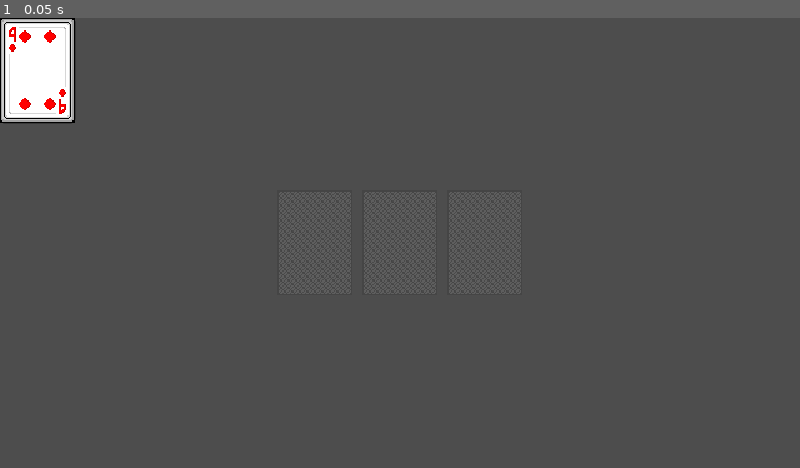
Above: before the commit, frame 1.
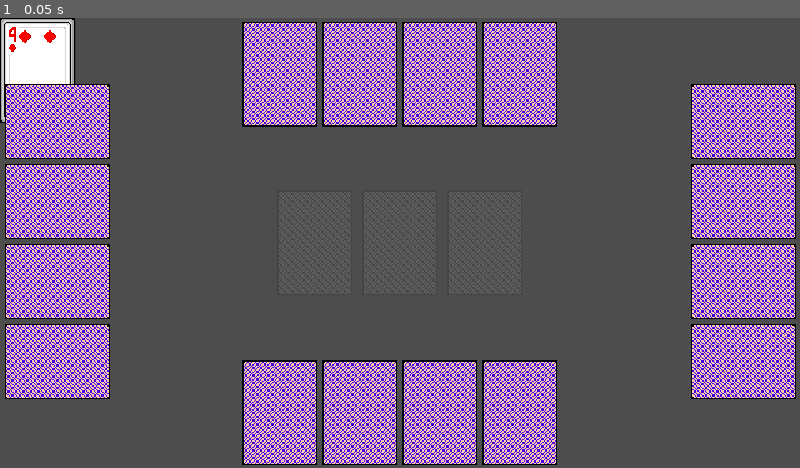
Above: after the commit, the same moment.

Repository: BananaHolograma/Veneno
Game: Godot game, scene res://scenes/playing_cards_table/playing_cards_table.tscn
The game is run twice, just before and just after one commit, with the same random seed, the same clock (stepped at 60 frames per second) and the same inputs. The project has no main scene, so this scene is started directly.
Inputs:
- Up to frame 1 (0.05 s): no input

The runs differ from the first frame. In frame 1, 35% of the frame differs, in the area x 0-100%, y 0-100%.

Commit message:
created the four places for the players hand

Diff:
--- a/scenes/playing_cards_table/playing_cards_table.tscn
+++ b/scenes/playing_cards_table/playing_cards_table.tscn
@@ -1,8 +1,9 @@
-[gd_scene load_steps=4 format=3 uid="uid://b83imna4ns5qu"]
+[gd_scene load_steps=5 format=3 uid="uid://b83imna4ns5qu"]
 
 [ext_resource type="Script" path="res://scenes/playing_cards_table/playing_cards_table.gd" id="1_4nw15"]
 [ext_resource type="Script" path="res://scenes/deck/deck_manager.gd" id="2_2fhbp"]
 [ext_resource type="Texture2D" uid="uid://ddw8uwxynji0s" path="res://assets/backs/back_black_basic_white.png" id="3_ieajk"]
+[ext_resource type="Texture2D" uid="uid://cjqnt8bkviclm" path="res://assets/backs/back_blue_basic.png" id="4_ocxvl"]
 
 [node name="PlayingCardsTable" type="Node2D"]
 script = ExtResource("1_4nw15")
@@ -56,6 +57,7 @@
 unique_name_in_owner = true
 custom_minimum_size = Vector2(60, 84)
 layout_mode = 2
+mouse_filter = 2
 texture = ExtResource("3_ieajk")
 expand_mode = 1
 
@@ -73,6 +75,7 @@
 unique_name_in_owner = true
 custom_minimum_size = Vector2(60, 84)
 layout_mode = 2
+mouse_filter = 2
 texture = ExtResource("3_ieajk")
 expand_mode = 1
 
@@ -90,5 +93,179 @@
 unique_name_in_owner = true
 custom_minimum_size = Vector2(60, 84)
 layout_mode = 2
+mouse_filter = 2
 texture = ExtResource("3_ieajk")
 expand_mode = 1
+
+[node name="PlayerOne" type="Control" parent="Playground"]
+layout_mode = 3
+anchors_preset = 15
+anchor_right = 1.0
+anchor_bottom = 1.0
+grow_horizontal = 2
+grow_vertical = 2
+
+[node name="CenterContainer" type="CenterContainer" parent="Playground/PlayerOne"]
+layout_mode = 1
+anchors_preset = 12
+anchor_top = 1.0
+anchor_right = 1.0
+anchor_bottom = 1.0
+grow_horizontal = 2
+grow_vertical = 0
+
+[node name="MarginContainer" type="MarginContainer" parent="Playground/PlayerOne/CenterContainer"]
+layout_mode = 2
+theme_override_constants/margin_bottom = 2
+
+[node name="PlayerOneCardZone" type="GridContainer" parent="Playground/PlayerOne/CenterContainer/MarginContainer"]
+layout_mode = 2
+columns = 4
+
+[node name="TextureRect" type="TextureRect" parent="Playground/PlayerOne/CenterContainer/MarginContainer/PlayerOneCardZone"]
+layout_mode = 2
+texture = ExtResource("4_ocxvl")
+
+[node name="TextureRect2" type="TextureRect" parent="Playground/PlayerOne/CenterContainer/MarginContainer/PlayerOneCardZone"]
+layout_mode = 2
+texture = ExtResource("4_ocxvl")
+
+[node name="TextureRect3" type="TextureRect" parent="Playground/PlayerOne/CenterContainer/MarginContainer/PlayerOneCardZone"]
+layout_mode = 2
+texture = ExtResource("4_ocxvl")
+
+[node name="TextureRect4" type="TextureRect" parent="Playground/PlayerOne/CenterContainer/MarginContainer/PlayerOneCardZone"]
+layout_mode = 2
+texture = ExtResource("4_ocxvl")
+
+[node name="PlayerTwo" type="Control" parent="Playground"]
+layout_mode = 3
+anchors_preset = 15
+anchor_right = 1.0
+anchor_bottom = 1.0
+grow_horizontal = 2
+grow_vertical = 2
+
+[node name="CenterContainer" type="CenterContainer" parent="Playground/PlayerTwo"]
+layout_mode = 1
+anchors_preset = 10
+anchor_right = 1.0
+offset_bottom = 87.0
+grow_horizontal = 2
+
+[node name="MarginContainer" type="MarginContainer" parent="Playground/PlayerTwo/CenterContainer"]
+layout_mode = 2
+theme_override_constants/margin_top = 3
+theme_override_constants/margin_bottom = 2
+
+[node name="PlayerTwoCardZone" type="GridContainer" parent="Playground/PlayerTwo/CenterContainer/MarginContainer"]
+layout_mode = 2
+columns = 4
+
+[node name="TextureRect" type="TextureRect" parent="Playground/PlayerTwo/CenterContainer/MarginContainer/PlayerTwoCardZone"]
+layout_mode = 2
+texture = ExtResource("4_ocxvl")
+
+[node name="TextureRect2" type="TextureRect" parent="Playground/PlayerTwo/CenterContainer/MarginContainer/PlayerTwoCardZone"]
+layout_mode = 2
+texture = ExtResource("4_ocxvl")
+
+[node name="TextureRect3" type="TextureRect" parent="Playground/PlayerTwo/CenterContainer/MarginContainer/PlayerTwoCardZone"]
+layout_mode = 2
+texture = ExtResource("4_ocxvl")
+
+[node name="TextureRect4" type="TextureRect" parent="Playground/PlayerTwo/CenterContainer/MarginContainer/PlayerTwoCardZone"]
+layout_mode = 2
+texture = ExtResource("4_ocxvl")
+
+[node name="PlayerThree" type="Control" parent="Playground"]
+layout_mode = 3
+anchors_preset = 15
+anchor_right = 1.0
+anchor_bottom = 1.0
+grow_horizontal = 2
+grow_vertical = 2
+
+[node name="CenterContainer" type="CenterContainer" parent="Playground/PlayerThree"]
+layout_mode = 1
+anchors_preset = 4
+anchor_top = 0.5
+anchor_bottom = 0.5
+offset_left = 91.0
+offset_top = -127.0
+offset_right = 343.0
+offset_bottom = -38.0
+grow_vertical = 2
+rotation = 1.5708
+
+[node name="MarginContainer" type="MarginContainer" parent="Playground/PlayerThree/CenterContainer"]
+layout_mode = 2
+theme_override_constants/margin_top = 3
+theme_override_constants/margin_bottom = 2
+
+[node name="PlayerThreeCardZone" type="GridContainer" parent="Playground/PlayerThree/CenterContainer/MarginContainer"]
+layout_mode = 2
+columns = 4
+
+[node name="TextureRect" type="TextureRect" parent="Playground/PlayerThree/CenterContainer/MarginContainer/PlayerThreeCardZone"]
+layout_mode = 2
+texture = ExtResource("4_ocxvl")
+
+[node name="TextureRect2" type="TextureRect" parent="Playground/PlayerThree/CenterContainer/MarginContainer/PlayerThreeCardZone"]
+layout_mode = 2
+texture = ExtResource("4_ocxvl")
+
+[node name="TextureRect3" type="TextureRect" parent="Playground/PlayerThree/CenterContainer/MarginContainer/PlayerThreeCardZone"]
+layout_mode = 2
+texture = ExtResource("4_ocxvl")
+
+[node name="TextureRect4" type="TextureRect" parent="Playground/PlayerThree/CenterContainer/MarginContainer/PlayerThreeCardZone"]
+layout_mode = 2
+texture = ExtResource("4_ocxvl")
+
+[node name="PlayerFour" type="Control" parent="Playground"]
+layout_mode = 3
+anchors_preset = 15
+anchor_right = 1.0
+anchor_bottom = 1.0
+grow_horizontal = 2
+grow_vertical = 2
+
+[node name="CenterContainer" type="CenterContainer" parent="Playground/PlayerFour"]
+layout_mode = 1
+anchors_preset = 6
+anchor_left = 1.0
+anchor_top = 0.5
+anchor_right = 1.0
+anchor_bottom = 0.5
+offset_top = -127.0
+offset_right = 252.0
+offset_bottom = -38.0
+grow_horizontal = 0
+grow_vertical = 2
+rotation = 1.5708
+
+[node name="MarginContainer" type="MarginContainer" parent="Playground/PlayerFour/CenterContainer"]
+layout_mode = 2
+theme_override_constants/margin_top = 3
+theme_override_constants/margin_bottom = 2
+
+[node name="PlayerFourCardZone" type="GridContainer" parent="Playground/PlayerFour/CenterContainer/MarginContainer"]
+layout_mode = 2
+columns = 4
+
+[node name="TextureRect" type="TextureRect" parent="Playground/PlayerFour/CenterContainer/MarginContainer/PlayerFourCardZone"]
+layout_mode = 2
+texture = ExtResource("4_ocxvl")
+
+[node name="TextureRect2" type="TextureRect" parent="Playground/PlayerFour/CenterContainer/MarginContainer/PlayerFourCardZone"]
+layout_mode = 2
+texture = ExtResource("4_ocxvl")
+
+[node name="TextureRect3" type="TextureRect" parent="Playground/PlayerFour/CenterContainer/MarginContainer/PlayerFourCardZone"]
+layout_mode = 2
+texture = ExtResource("4_ocxvl")
+
+[node name="TextureRect4" type="TextureRect" parent="Playground/PlayerFour/CenterContainer/MarginContainer/PlayerFourCardZone"]
+layout_mode = 2
+texture = ExtResource("4_ocxvl")
